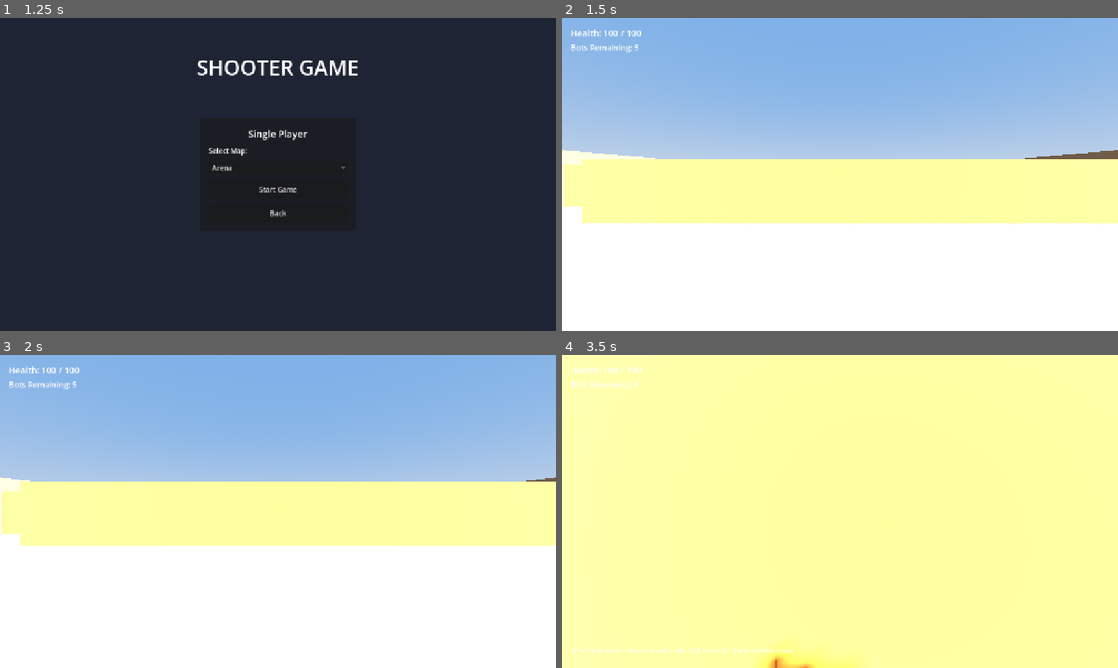
Above: before the commit, frames 1-4 (two rows, left to right).
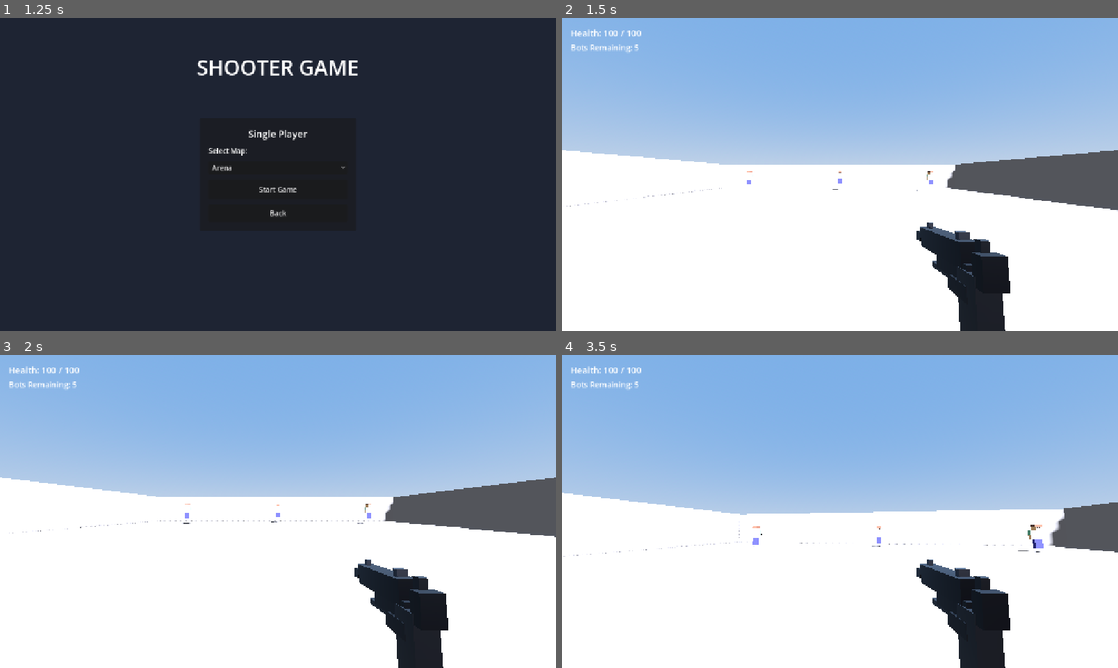
Above: after the commit, the same moments.

Repository: dazelu20-del/game-shooting-muhammad
Game: Godot game, scene res://scenes/main_menu.tscn
Same seed, same stepped clock (60 frames per second), same inputs: the game is played once before the commit and once after it.
Inputs (mouse positions are in pixels of both pictures, inside the frame that each line leads up to):
- Up to frame 1 (1.25 s): click "Single Player" at 0.5 s
- Up to frame 2 (1.5 s): click "Start Game" at 1.25 s
- Up to frame 3 (2 s): no input
- Up to frame 4 (3.5 s): tap Enter at 2, 2.75 s; move the mouse to (867, 511) at 2.02 s; press the mouse at (867, 511) at 2.03 s; hold W (move_forward) from 2.03 s (still down); move the mouse to (812, 511) at 2.77 s; release the mouse at (812, 511) at 2.78 s; click (812, 511) at 2.85 s

Frame 1 is identical in both runs. In frame 2, 24% of the frame differs, in the area x 0-100%, y 42-100%; in frame 3, 24%; in frame 4, 100%, in the area x 0-100%, y 0-100%.

Commit message:
Add Steve characters, 3D gun, crosshair, and gameplay improvements.
Steve block models, per-part hitboxes with 50 damage, plain arena map, and bots that fight players and each other.

Co-authored-by: Cursor <cursoragent@cursor.com>

Diff:
--- a/scenes/bot.tscn
+++ b/scenes/bot.tscn
@@ -1,12 +1,10 @@
 [gd_scene load_steps=4 format=3 uid="uid://bot_scene"]
 
 [ext_resource type="Script" path="res://scripts/bot.gd" id="1"]
+[ext_resource type="PackedScene" uid="uid://steve_body_scene" path="res://scenes/steve_body.tscn" id="2"]
+[ext_resource type="PackedScene" uid="uid://gun_scene" path="res://scenes/gun.tscn" id="3"]
 
 [sub_resource type="CapsuleShape3D" id="CapsuleShape3D_1"]
-radius = 0.4
-height = 1.8
-
-[sub_resource type="CapsuleMesh" id="CapsuleMesh_1"]
 radius = 0.4
 height = 1.8
 
@@ -19,9 +17,9 @@
 transform = Transform3D(1, 0, 0, 0, 1, 0, 0, 0, 1, 0, 0.9, 0)
 shape = SubResource("CapsuleShape3D_1")
 
-[node name="BodyMesh" type="MeshInstance3D" parent="."]
-transform = Transform3D(1, 0, 0, 0, 1, 0, 0, 0, 1, 0, 0.9, 0)
-mesh = SubResource("CapsuleMesh_1")
+[node name="SteveBody" parent="." instance=ExtResource("2")]
 
 [node name="ShootPoint" type="Marker3D" parent="."]
-transform = Transform3D(1, 0, 0, 0, 1, 0, 0, 0, 1, 0, 1.2, -0.8)
+transform = Transform3D(1, 0, 0, 0, 1, 0, 0, 0, 1, 0.28, 1.05, -0.55)
+
+[node name="Gun" parent="ShootPoint" instance=ExtResource("3")]
--- a/scenes/bullet.tscn
+++ b/scenes/bullet.tscn
@@ -2,20 +2,26 @@
 
 [ext_resource type="Script" path="res://scripts/bullet.gd" id="1"]
 
-[sub_resource type="SphereShape3D" id="SphereShape3D_1"]
-radius = 0.15
+[sub_resource type="CapsuleShape3D" id="CapsuleShape3D_1"]
+radius = 0.025
+height = 0.1
 
-[sub_resource type="SphereMesh" id="SphereMesh_1"]
-radius = 0.15
-height = 0.3
+[sub_resource type="CylinderMesh" id="CylinderMesh_1"]
+top_radius = 0.025
+bottom_radius = 0.025
+height = 0.1
+radial_segments = 8
+rings = 1
 
 [node name="Bullet" type="Area3D"]
 collision_layer = 4
-collision_mask = 3
+collision_mask = 9
 script = ExtResource("1")
 
 [node name="CollisionShape3D" type="CollisionShape3D" parent="."]
-shape = SubResource("SphereShape3D_1")
+transform = Transform3D(1, 0, 0, 0, -4.37114e-08, -1, 0, 1, -4.37114e-08, 0, 0, 0)
+shape = SubResource("CapsuleShape3D_1")
 
 [node name="MeshInstance3D" type="MeshInstance3D" parent="."]
-mesh = SubResource("SphereMesh_1")
+transform = Transform3D(1, 0, 0, 0, -4.37114e-08, -1, 0, 1, -4.37114e-08, 0, 0, 0)
+mesh = SubResource("CylinderMesh_1")
--- a/scenes/game.tscn
+++ b/scenes/game.tscn
@@ -1,6 +1,7 @@
-[gd_scene load_steps=5 format=3 uid="uid://game_scene"]
+[gd_scene load_steps=6 format=3 uid="uid://game_scene"]
 
 [ext_resource type="Script" path="res://scripts/game.gd" id="1"]
+[ext_resource type="Script" path="res://scripts/crosshair.gd" id="2"]
 
 [sub_resource type="ProceduralSkyMaterial" id="ProceduralSkyMaterial_1"]
 sky_top_color = Color(0.38, 0.55, 0.82, 1)
@@ -33,6 +34,21 @@
 [node name="SpawnRoot" type="Node3D" parent="."]
 
 [node name="HUD" type="CanvasLayer" parent="."]
+
+[node name="Crosshair" type="Control" parent="HUD"]
+anchors_preset = 8
+anchor_left = 0.5
+anchor_top = 0.5
+anchor_right = 0.5
+anchor_bottom = 0.5
+offset_left = -16.0
+offset_top = -16.0
+offset_right = 16.0
+offset_bottom = 16.0
+grow_horizontal = 2
+grow_vertical = 2
+mouse_filter = 2
+script = ExtResource("2")
 
 [node name="HealthLabel" type="Label" parent="HUD"]
 offset_left = 20.0
--- /dev/null
+++ b/scenes/gun.tscn
@@ -0,0 +1,6 @@
+[gd_scene load_steps=2 format=3 uid="uid://gun_scene"]
+
+[ext_resource type="Script" path="res://scripts/gun.gd" id="1"]
+
+[node name="Gun" type="Node3D"]
+script = ExtResource("1")
--- a/scenes/maps/map_arena.tscn
+++ b/scenes/maps/map_arena.tscn
@@ -75,41 +75,6 @@
 [node name="CollisionShape3D" type="CollisionShape3D" parent="Walls/WallWest"]
 shape = SubResource("BoxShape_wall")
 
-[node name="Obstacles" type="Node3D" parent="."]
-
-[node name="Crate1" type="StaticBody3D" parent="Obstacles"]
-collision_layer = 1
-collision_mask = 0
-transform = Transform3D(1, 0, 0, 0, 1, 0, 0, 0, 1, -8, 1, -5)
-
-[node name="MeshInstance3D" type="MeshInstance3D" parent="Obstacles/Crate1"]
-mesh = SubResource("BoxMesh_wall")
-
-[node name="CollisionShape3D" type="CollisionShape3D" parent="Obstacles/Crate1"]
-shape = SubResource("BoxShape_wall")
-
-[node name="Crate2" type="StaticBody3D" parent="Obstacles"]
-collision_layer = 1
-collision_mask = 0
-transform = Transform3D(1, 0, 0, 0, 1, 0, 0, 0, 1, 8, 1, 5)
-
-[node name="MeshInstance3D" type="MeshInstance3D" parent="Obstacles/Crate2"]
-mesh = SubResource("BoxMesh_wall")
-
-[node name="CollisionShape3D" type="CollisionShape3D" parent="Obstacles/Crate2"]
-shape = SubResource("BoxShape_wall")
-
-[node name="Crate3" type="StaticBody3D" parent="Obstacles"]
-collision_layer = 1
-collision_mask = 0
-transform = Transform3D(1, 0, 0, 0, 1, 0, 0, 0, 1, 0, 1, 0)
-
-[node name="MeshInstance3D" type="MeshInstance3D" parent="Obstacles/Crate3"]
-mesh = SubResource("BoxMesh_wall")
-
-[node name="CollisionShape3D" type="CollisionShape3D" parent="Obstacles/Crate3"]
-shape = SubResource("BoxShape_wall")
-
 [node name="SpawnPoints" type="Node3D" parent="."]
 
 [node name="PlayerSpawn" type="Marker3D" parent="SpawnPoints"]
--- a/scenes/player.tscn
+++ b/scenes/player.tscn
@@ -1,12 +1,10 @@
 [gd_scene load_steps=4 format=3 uid="uid://player_scene"]
 
 [ext_resource type="Script" path="res://scripts/player.gd" id="1"]
+[ext_resource type="PackedScene" uid="uid://steve_body_scene" path="res://scenes/steve_body.tscn" id="2"]
+[ext_resource type="PackedScene" uid="uid://gun_scene" path="res://scenes/gun.tscn" id="3"]
 
 [sub_resource type="CapsuleShape3D" id="CapsuleShape3D_1"]
-radius = 0.4
-height = 1.8
-
-[sub_resource type="CapsuleMesh" id="CapsuleMesh_1"]
 radius = 0.4
 height = 1.8
 
@@ -19,12 +17,18 @@
 transform = Transform3D(1, 0, 0, 0, 1, 0, 0, 0, 1, 0, 0.9, 0)
 shape = SubResource("CapsuleShape3D_1")
 
-[node name="BodyMesh" type="MeshInstance3D" parent="."]
-transform = Transform3D(1, 0, 0, 0, 1, 0, 0, 0, 1, 0, 0.9, 0)
-mesh = SubResource("CapsuleMesh_1")
+[node name="SteveBody" parent="." instance=ExtResource("2")]
+
+[node name="GunMount" type="Marker3D" parent="."]
+transform = Transform3D(1, 0, 0, 0, 1, 0, 0, 0, 1, 0.28, 1.05, -0.25)
+
+[node name="WorldGun" parent="GunMount" instance=ExtResource("3")]
 
 [node name="Camera3D" type="Camera3D" parent="."]
 transform = Transform3D(1, 0, 0, 0, 1, 0, 0, 0, 1, 0, 1.6, 0)
 
 [node name="ShootPoint" type="Marker3D" parent="Camera3D"]
-transform = Transform3D(1, 0, 0, 0, 1, 0, 0, 0, 1, 0, 0, -0.5)
+transform = Transform3D(1, 0, 0, 0, 1, 0, 0, 0, 1, 0.22, -0.12, -0.55)
+
+[node name="FpsGun" parent="Camera3D" instance=ExtResource("3")]
+view_mode = 1
--- /dev/null
+++ b/scenes/steve_body.tscn
@@ -0,0 +1,6 @@
+[gd_scene load_steps=2 format=3 uid="uid://steve_body_scene"]
+
+[ext_resource type="Script" path="res://scripts/steve_body.gd" id="1"]
+
+[node name="SteveBody" type="Node3D"]
+script = ExtResource("1")
--- a/scripts/bot.gd
+++ b/scripts/bot.gd
@@ -9,7 +9,8 @@
 @export var bot_color: Color = Color(1.0, 0.3, 0.3)
 
 @onready var shoot_point: Marker3D = $ShootPoint
-@onready var body_mesh: MeshInstance3D = $BodyMesh
+@onready var steve_body: Node3D = $SteveBody
+@onready var gun: Node3D = $ShootPoint/Gun
 
 var health: int = MAX_HEALTH
 var shoot_timer: float = 0.0
@@ -19,9 +20,8 @@
 signal died(bot: Node3D)
 
 func _ready() -> void:
-	var mat := StandardMaterial3D.new()
-	mat.albedo_color = bot_color
-	body_mesh.material_override = mat
+	if steve_body.has_method("apply_tint"):
+		steve_body.apply_tint(bot_color)
 	shoot_timer = SHOOT_COOLDOWN
 	combat_delay = 2.5
 
@@ -67,17 +67,22 @@
 func _find_target() -> void:
 	var best_dist := DETECT_RANGE
 	target = null
-	for node in get_tree().get_nodes_in_group("players"):
-		if not is_instance_valid(node) or not node.visible:
-			continue
-		var dist := global_position.distance_to(node.global_position)
-		if dist < best_dist:
-			best_dist = dist
-			target = node
+	for group_name in ["players", "bots"]:
+		for node in get_tree().get_nodes_in_group(group_name):
+			if node == self:
+				continue
+			if not is_instance_valid(node) or not node.visible:
+				continue
+			var dist := global_position.distance_to(node.global_position)
+			if dist < best_dist:
+				best_dist = dist
+				target = node
 
 func _shoot() -> void:
 	if not target:
 		return
+	if gun.has_method("play_recoil"):
+		gun.play_recoil()
 	var bullet_scene: PackedScene = preload("res://scenes/bullet.tscn")
 	var bullet: Area3D = bullet_scene.instantiate()
 	bullet.shooter = self
@@ -93,6 +98,8 @@
 
 func _die() -> void:
 	died.emit(self)
+	if steve_body.has_method("set_hitboxes_enabled"):
+		steve_body.set_hitboxes_enabled(false)
 	set_collision_layer_value(2, false)
 	visible = false
 	set_physics_process(false)
--- a/scripts/bullet.gd
+++ b/scripts/bullet.gd
@@ -1,7 +1,7 @@
 extends Area3D
 
-const SPEED := 30.0
-const DAMAGE := 25
+const SPEED := 55.0
+const DAMAGE := 50
 const LIFETIME := 3.0
 
 var direction := Vector3.FORWARD
@@ -10,21 +10,47 @@
 @onready var mesh: MeshInstance3D = $MeshInstance3D
 
 func _ready() -> void:
+	_apply_bullet_material()
+	_align_to_direction()
 	body_entered.connect(_on_body_entered)
 	area_entered.connect(_on_area_entered)
 	var timer := get_tree().create_timer(LIFETIME)
 	timer.timeout.connect(queue_free)
 
+func _apply_bullet_material() -> void:
+	var mat := StandardMaterial3D.new()
+	mat.albedo_color = Color(0.82, 0.62, 0.15)
+	mat.metallic = 0.85
+	mat.roughness = 0.25
+	mesh.material_override = mat
+
+func _align_to_direction() -> void:
+	if direction.length_squared() < 0.001:
+		return
+	look_at(global_position + direction, Vector3.UP)
+
 func _physics_process(delta: float) -> void:
 	position += direction * SPEED * delta
 
 func _on_body_entered(body: Node3D) -> void:
+	if body is CharacterBody3D:
+		return
 	_handle_hit(body)
 
 func _on_area_entered(area: Area3D) -> void:
-	if area.get_parent() is CharacterBody3D:
-		_handle_hit(area.get_parent())
+	if not area.is_in_group("hitbox"):
+		return
+	var target := _find_damageable(area)
+	if target:
+		_handle_hit(target)
 
+func _find_damageable(node: Node) -> Node3D:
+	var current: Node = node
+	while current:
+		if current is CharacterBody3D and current.has_method("take_damage"):
+			return current
+		current = current.get_parent()
+	return null
 func _handle_hit(target: Node3D) -> void:
 	if target == shooter:
 		return
--- /dev/null
+++ b/scripts/crosshair.gd
@@ -0,0 +1,19 @@
+extends Control
+
+const COLOR := Color(1, 1, 1, 0.9)
+const LINE_LENGTH := 8.0
+const LINE_THICKNESS := 2.0
+const GAP := 3.0
+
+func _ready() -> void:
+	mouse_filter = Control.MOUSE_FILTER_IGNORE
+	queue_redraw()
+
+func _draw() -> void:
+	var center := size * 0.5
+	var half_thick := LINE_THICKNESS * 0.5
+
+	draw_rect(Rect2(center.x - GAP - LINE_LENGTH, center.y - half_thick, LINE_LENGTH, LINE_THICKNESS), COLOR)
+	draw_rect(Rect2(center.x + GAP, center.y - half_thick, LINE_LENGTH, LINE_THICKNESS), COLOR)
+	draw_rect(Rect2(center.x - half_thick, center.y - GAP - LINE_LENGTH, LINE_THICKNESS, LINE_LENGTH), COLOR)
+	draw_rect(Rect2(center.x - half_thick, center.y + GAP, LINE_THICKNESS, LINE_LENGTH), COLOR)
--- a/scripts/game.gd
+++ b/scripts/game.gd
@@ -16,6 +16,7 @@
 @onready var result_panel: Panel = $HUD/ResultPanel
 @onready var result_label: Label = $HUD/ResultPanel/ResultLabel
 @onready var menu_button: Button = $HUD/ResultPanel/MenuButton
+@onready var crosshair: Control = $HUD/Crosshair
 @onready var spawn_root: Node3D = $SpawnRoot
 
 func _ready() -> void:
@@ -206,6 +207,7 @@
 		return
 	game_over = true
 	Input.mouse_mode = Input.MOUSE_MODE_VISIBLE
+	crosshair.visible = false
 	result_panel.visible = true
 	result_label.text = message
 	result_label.modulate = Color(0.3, 1, 0.4) if won else Color(1, 0.35, 0.35)
--- /dev/null
+++ b/scripts/gun.gd
@@ -0,0 +1,83 @@
+extends Node3D
+
+enum ViewMode { WORLD, FPS }
+
+const BODY := Color(0.07, 0.07, 0.08)
+const METAL := Color(0.14, 0.14, 0.15)
+const METAL_LIGHT := Color(0.22, 0.22, 0.24)
+const METAL_DARK := Color(0.1, 0.1, 0.11)
+
+@export var view_mode: ViewMode = ViewMode.WORLD
+
+var _model: Node3D
+var _base_fps_pos := Vector3(0.2, -0.14, -0.32)
+var _base_world_pos := Vector3.ZERO
+
+func _ready() -> void:
+	_model = Node3D.new()
+	_model.name = "Model"
+	add_child(_model)
+	_build_gun_model()
+	match view_mode:
+		ViewMode.FPS:
+			_setup_fps_transform()
+		ViewMode.WORLD:
+			_setup_world_transform()
+
+func _build_gun_model() -> void:
+	# Barrel points along -Z (forward). Grip sits near the origin for easy mounting.
+	_add_box("Slide", Vector3(0, 0.012, -0.055), Vector3(0.028, 0.034, 0.13), BODY, 0.75)
+	_add_box("Frame", Vector3(0, -0.01, -0.02), Vector3(0.026, 0.028, 0.08), BODY, 0.7)
+	_add_box("Barrel", Vector3(0, 0.008, -0.128), Vector3(0.012, 0.012, 0.03), METAL, 0.9)
+	_add_box("Grip", Vector3(0, -0.048, 0.018), Vector3(0.03, 0.09, 0.036), BODY, 0.55)
+	_add_box("Magwell", Vector3(0, -0.03, 0.0), Vector3(0.032, 0.02, 0.04), METAL_DARK, 0.8)
+	_add_box("TriggerGuard", Vector3(0, -0.028, -0.01), Vector3(0.024, 0.03, 0.04), METAL, 0.85)
+	_add_box("Trigger", Vector3(0, -0.03, -0.008), Vector3(0.006, 0.022, 0.01), METAL_LIGHT, 0.9)
+	_add_box("Hammer", Vector3(0, 0.028, 0.03), Vector3(0.01, 0.018, 0.012), METAL, 0.9)
+	_add_box("Beavertail", Vector3(0, 0.004, 0.04), Vector3(0.028, 0.038, 0.018), BODY, 0.7)
+	_add_box("FrontSight", Vector3(0, 0.034, -0.108), Vector3(0.008, 0.01, 0.008), METAL_LIGHT, 0.95)
+	_add_box("RearSight", Vector3(0, 0.034, -0.008), Vector3(0.014, 0.01, 0.01), METAL_LIGHT, 0.95)
+	_add_box("Rail", Vector3(0, -0.026, -0.04), Vector3(0.022, 0.008, 0.08), METAL, 0.85)
+	_add_box("MuzzleBrake", Vector3(0, 0.008, -0.145), Vector3(0.018, 0.018, 0.016), METAL_DARK, 0.9)
+
+	for i in 3:
+		_add_box("Port%d" % i, Vector3(0.015, 0.012, -0.09 - i * 0.018), Vector3(0.006, 0.01, 0.01), METAL_DARK, 0.9)
+
+	for i in 4:
+		var z := 0.01 - i * 0.012
+		_add_box("GripStipple%d" % i, Vector3(0.016, -0.048, z), Vector3(0.003, 0.07, 0.008), METAL_DARK, 0.6)
+
+	for i in 5:
+		_add_box("SlideSerration%d" % i, Vector3(0.015, 0.012, 0.0 - i * 0.01), Vector3(0.004, 0.028, 0.006), METAL_DARK, 0.8)
+
+func _add_box(part_name: String, pos: Vector3, size: Vector3, color: Color, metallic: float) -> MeshInstance3D:
+	var mesh_inst := MeshInstance3D.new()
+	mesh_inst.name = part_name
+	var box := BoxMesh.new()
+	box.size = size
+	mesh_inst.mesh = box
+	var mat := StandardMaterial3D.new()
+	mat.albedo_color = color
+	mat.metallic = metallic
+	mat.roughness = 0.35
+	mesh_inst.material_override = mat
+	mesh_inst.position = pos
+	_model.add_child(mesh_inst)
+	return mesh_inst
+
+func _setup_fps_transform() -> void:
+	position = _base_fps_pos
+	rotation_degrees = Vector3(-6, 0, 0)
+	_model.scale = Vector3(1.2, 1.2, 1.2)
+
+func _setup_world_transform() -> void:
+	position = _base_world_pos
+	rotation_degrees = Vector3(-14, 0, 10)
+	_model.scale = Vector3(1.0, 1.0, 1.0)
+
+func play_recoil() -> void:
+	var base_pos := position
+	var kick := Vector3(0, 0, 0.03) if view_mode == ViewMode.FPS else Vector3(0, 0, 0.02)
+	var tween := create_tween()
+	tween.tween_property(self, "position", base_pos + kick, 0.04)
+	tween.tween_property(self, "position", base_pos, 0.08)
--- a/scripts/map_base.gd
+++ b/scripts/map_base.gd
@@ -11,9 +11,9 @@
 func _configure_map_colors() -> void:
 	match name:
 		"MapArena":
-			floor_color = Color(0.4, 0.35, 0.3)
-			wall_color = Color(0.55, 0.45, 0.35)
-			accent_color = Color(0.8, 0.5, 0.2)
+			floor_color = Color(0.42, 0.42, 0.44)
+			wall_color = Color(0.42, 0.42, 0.44)
+			accent_color = Color(0.42, 0.42, 0.44)
 		"MapForest":
 			floor_color = Color(0.2, 0.45, 0.2)
 			wall_color = Color(0.35, 0.25, 0.15)
--- a/scripts/player.gd
+++ b/scripts/player.gd
@@ -9,7 +9,9 @@
 
 @onready var camera: Camera3D = $Camera3D
 @onready var shoot_point: Marker3D = $Camera3D/ShootPoint
-@onready var body_mesh: MeshInstance3D = $BodyMesh
+@onready var steve_body: Node3D = $SteveBody
+@onready var fps_gun: Node3D = $Camera3D/FpsGun
+@onready var world_gun: Node3D = $GunMount/WorldGun
 
 var health: int = MAX_HEALTH
 var shoot_timer: float = 0.0
@@ -27,13 +29,17 @@
 		is_local = true
 		camera.current = true
 		Input.mouse_mode = Input.MOUSE_MODE_CAPTURED
+		steve_body.visible = false
+		fps_gun.visible = true
+		world_gun.visible = false
 	else:
 		camera.current = false
+		fps_gun.visible = false
+		world_gun.visible = true
 
 func _apply_color() -> void:
-	var mat := StandardMaterial3D.new()
-	mat.albedo_color = player_color
-	body_mesh.material_override = mat
+	if steve_body.has_method("apply_tint"):
+		steve_body.apply_tint(player_color)
 
 func _unhandled_input(event: InputEvent) -> void:
 	if not is_local:
@@ -98,6 +104,10 @@
 
 @rpc("any_peer", "call_local", "reliable")
 func _rpc_shoot() -> void:
+	if fps_gun.has_method("play_recoil"):
+		fps_gun.play_recoil()
+	if world_gun.has_method("play_recoil"):
+		world_gun.play_recoil()
 	var bullet_scene: PackedScene = preload("res://scenes/bullet.tscn")
 	var bullet: Area3D = bullet_scene.instantiate()
 	bullet.shooter = self
@@ -131,6 +141,8 @@
 	died.emit(self)
 	if is_local:
 		Input.mouse_mode = Input.MOUSE_MODE_VISIBLE
+	if steve_body.has_method("set_hitboxes_enabled"):
+		steve_body.set_hitboxes_enabled(false)
 	set_collision_layer_value(2, false)
 	set_collision_mask_value(2, false)
 	visible = false
@@ -141,6 +153,8 @@
 
 @rpc("any_peer", "call_local", "reliable")
 func _notify_death() -> void:
+	if steve_body.has_method("set_hitboxes_enabled"):
+		steve_body.set_hitboxes_enabled(false)
 	visible = false
 	set_collision_layer_value(2, false)
 	set_collision_mask_value(2, false)
--- /dev/null
+++ b/scripts/steve_body.gd
@@ -0,0 +1,94 @@
+extends Node3D
+
+const SKIN := Color(0.776, 0.612, 0.427)
+const HAIR := Color(0.361, 0.251, 0.216)
+const SHIRT := Color(0.0, 0.667, 0.667)
+const PANTS := Color(0.180, 0.180, 0.541)
+const EYE := Color(0.15, 0.1, 0.08)
+
+const SCALE_Y := 0.9
+
+var _shirt_parts: Array[MeshInstance3D] = []
+var _hitboxes: Array[Area3D] = []
+
+func _ready() -> void:
+	_build_steve()
+
+func _build_steve() -> void:
+	var leg_w := 0.25
+	var leg_h := 0.75 * SCALE_Y
+	var body_w := 0.5
+	var body_h := 0.75 * SCALE_Y
+	var body_d := 0.25
+	var arm_w := 0.25
+	var arm_h := 0.75 * SCALE_Y
+	var head_s := 0.5 * SCALE_Y
+
+	var leg_y := leg_h * 0.5
+	var body_y := leg_h + body_h * 0.5
+	var head_y := leg_h + body_h + head_s * 0.5
+	var arm_upper_h := arm_h * 0.5
+	var arm_lower_h := arm_h * 0.5
+	var arm_x_left := -(body_w * 0.5 + arm_w * 0.5)
+	var arm_x_right := body_w * 0.5 + arm_w * 0.5
+	var arm_upper_y := leg_h + body_h - arm_upper_h * 0.5
+	var arm_lower_y := leg_h + body_h - arm_upper_h - arm_lower_h * 0.5
+
+	_add_box("LeftLeg", Vector3(-leg_w * 0.5, leg_y, 0), Vector3(leg_w, leg_h, leg_w), PANTS)
+	_add_box("RightLeg", Vector3(leg_w * 0.5, leg_y, 0), Vector3(leg_w, leg_h, leg_w), PANTS)
+	_shirt_parts.append(_add_box("Body", Vector3(0, body_y, 0), Vector3(body_w, body_h, body_d), SHIRT))
+	_shirt_parts.append(_add_box("LeftArmUpper", Vector3(arm_x_left, arm_upper_y, 0), Vector3(arm_w, arm_upper_h, arm_w), SHIRT))
+	_shirt_parts.append(_add_box("RightArmUpper", Vector3(arm_x_right, arm_upper_y, 0), Vector3(arm_w, arm_upper_h, arm_w), SHIRT))
+	_add_box("LeftArmLower", Vector3(arm_x_left, arm_lower_y, 0), Vector3(arm_w, arm_lower_h, arm_w), SKIN)
+	_add_box("RightArmLower", Vector3(arm_x_right, arm_lower_y, 0), Vector3(arm_w, arm_lower_h, arm_w), SKIN)
+	_add_box("Head", Vector3(0, head_y, 0), Vector3(head_s, head_s, head_s), SKIN)
+	_add_box("Hair", Vector3(0, head_y + head_s * 0.35, 0), Vector3(head_s * 1.05, head_s * 0.3, head_s * 1.05), HAIR)
+
+	var eye_z := head_s * 0.5 + 0.01
+	var eye_y_offset := head_s * 0.05
+	_add_box("LeftEye", Vector3(-head_s * 0.18, head_y + eye_y_offset, eye_z), Vector3(0.06, 0.06, 0.02), EYE)
+	_add_box("RightEye", Vector3(head_s * 0.18, head_y + eye_y_offset, eye_z), Vector3(0.06, 0.06, 0.02), EYE)
+
+func _add_box(part_name: String, pos: Vector3, size: Vector3, color: Color) -> MeshInstance3D:
+	var mesh_inst := MeshInstance3D.new()
+	mesh_inst.name = part_name
+	var box := BoxMesh.new()
+	box.size = size
+	mesh_inst.mesh = box
+	var mat := StandardMaterial3D.new()
+	mat.albedo_color = color
+	mat.roughness = 1.0
+	mat.metallic = 0.0
+	mesh_inst.material_override = mat
+	mesh_inst.position = pos
+	add_child(mesh_inst)
+	_add_hitbox(part_name + "Hitbox", pos, size)
+	return mesh_inst
+
+func _add_hitbox(part_name: String, pos: Vector3, size: Vector3) -> void:
+	var area := Area3D.new()
+	area.name = part_name
+	area.collision_layer = 8
+	area.collision_mask = 0
+	area.add_to_group("hitbox")
+	var collision := CollisionShape3D.new()
+	var box_shape := BoxShape3D.new()
+	box_shape.size = size
+	collision.shape = box_shape
+	area.add_child(collision)
+	area.position = pos
+	add_child(area)
+	_hitboxes.append(area)
+
+func set_hitboxes_enabled(enabled: bool) -> void:
+	for area in _hitboxes:
+		if is_instance_valid(area):
+			area.set_collision_layer_value(4, enabled)
+
+func apply_tint(tint: Color) -> void:
+	var tinted := SHIRT.lerp(tint, 0.35)
+	for part in _shirt_parts:
+		if is_instance_valid(part):
+			var mat := part.material_override as StandardMaterial3D
+			if mat:
+				mat.albedo_color = tinted
Binary file added: assets/textures/handgun.png
Not shown, added: assets/textures/handgun.png.import
Not shown, added: scripts/crosshair.gd.uid
Not shown, added: scripts/gun.gd.uid
Not shown, added: scripts/steve_body.gd.uid
